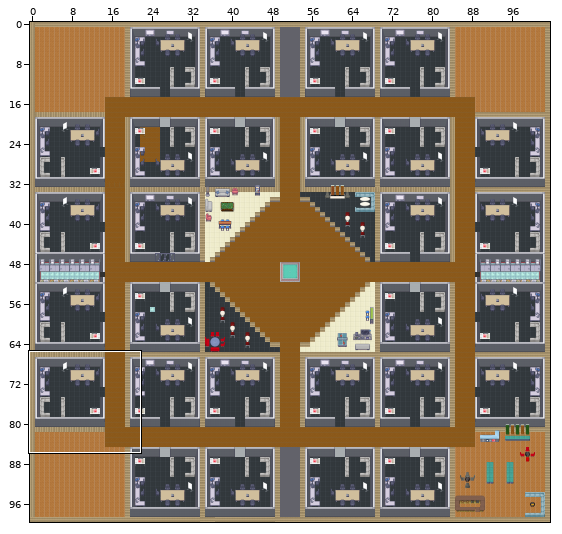
One commit to this Tiled map (JSON): tda_Teams.tmj. Above, an overview of the earlier version with the close-up marked.
Close-up. Before the commit:
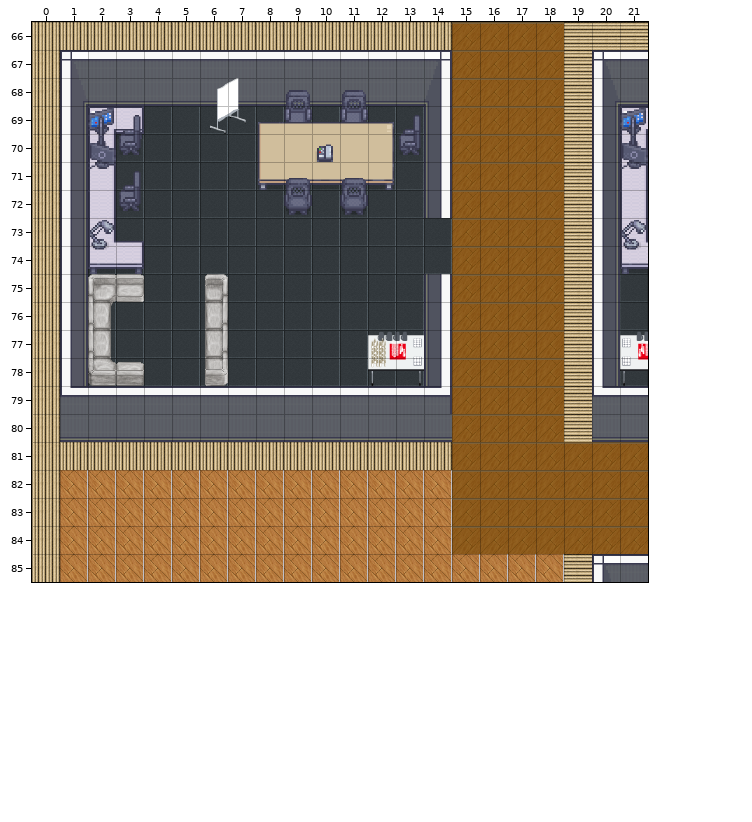
Cells are 32x32 px. Shown: x 0..21, y 66..85. The commit also changed other parts of the map, which this record leaves out.
Once edited:
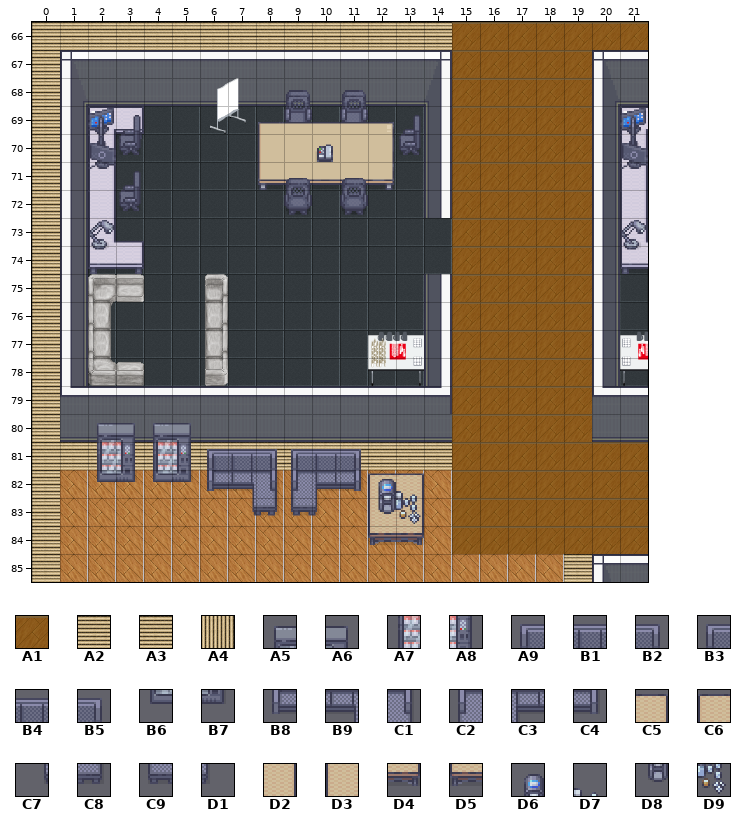
Key: from "Chunk 1": A1 7, A2 11, A3 11 flipped left-right, A4 11 flipped on the other diagonal, A5 226, A6 227, A7 230, A8 231, A9 232, B1 233, B2 234, B3 235, B4 236, B5 237, B6 243, B7 244, B8 245, B9 246, C1 247, C2 248, C3 249, C4 250, C5 251, C6 251 flipped left-right, C7 254, C8 255; from "Chunk 2": C9 0, D1 1, D2 3, D3 3 flipped left-right, D4 8, D5 8 flipped left-right, D6 131, D7 132, D8 136, D9 137.
__ is an empty cell, .. an unchanged one.
Changes in this commit:
--- layer "floor"
@@ x 19..21 @@
-66 __ __ __
-67 __ .. ..
-68 __ .. ..
-69 __ .. ..
-70 __ .. ..
-71 __ .. ..
-72 __ .. ..
-73 __ .. ..
-74 __ .. ..
-75 __ .. ..
-76 __ .. ..
-77 __ .. ..
-78 __ .. ..
-79 __ .. ..
-80 __ .. ..
+66 A1 A1 A1
+67 A1 .. ..
+68 A1 .. ..
+69 A1 .. ..
+70 A1 .. ..
+71 A1 .. ..
+72 A1 .. ..
+73 A1 .. ..
+74 A1 .. ..
+75 A1 .. ..
+76 A1 .. ..
+77 A1 .. ..
+78 A1 .. ..
+79 A1 .. ..
+80 A1 .. ..
--- layer "walls"
@@ x 0..21 @@
-66 A4 A4 A4 A4 A4 A4 A4 A4 A4 A4 A4 A4 A4 A4 A4 .. .. .. .. A2 A2 A2
-67 A4 .. .. .. .. .. .. .. .. .. .. .. .. .. .. .. .. .. .. A2 .. ..
-68 A4 .. .. .. .. .. .. .. .. .. .. .. .. .. .. .. .. .. .. A2 .. ..
-69 A4 .. .. .. .. .. .. .. .. .. .. .. .. .. .. .. .. .. .. A2 .. ..
-70 A4 .. .. .. .. .. .. .. .. .. .. .. .. .. .. .. .. .. .. A2 .. ..
-71 A4 .. .. .. .. .. .. .. .. .. .. .. .. .. .. .. .. .. .. A2 .. ..
-72 A4 .. .. .. .. .. .. .. .. .. .. .. .. .. .. .. .. .. .. A2 .. ..
-73 A4 .. .. .. .. .. .. .. .. .. .. .. .. .. .. .. .. .. .. A2 .. ..
-74 A4 .. .. .. .. .. .. .. .. .. .. .. .. .. .. .. .. .. .. A2 .. ..
-75 A4 .. .. .. .. .. .. .. .. .. .. .. .. .. .. .. .. .. .. A2 .. ..
-76 A4 .. .. .. .. .. .. .. .. .. .. .. .. .. .. .. .. .. .. A2 .. ..
-77 A4 .. .. .. .. .. .. .. .. .. .. .. .. .. .. .. .. .. .. A2 .. ..
-78 A4 .. .. .. .. .. .. .. .. .. .. .. .. .. .. .. .. .. .. A2 .. ..
-79 A4 .. .. .. .. .. .. .. .. .. .. .. .. .. .. .. .. .. .. A2 .. ..
-80 A4 .. .. .. .. .. .. .. .. .. .. .. .. .. .. .. .. .. .. A2 .. ..
-81 A4 A4 A4 A4 A4 A4 A4 A4 A4 A4 A4 A4 A4 A4 A4 .. .. .. .. .. .. ..
-82 A4 .. .. .. .. .. .. .. .. .. .. .. .. .. .. .. .. .. .. .. .. ..
-83 A4 .. .. .. .. .. .. .. .. .. .. .. .. .. .. .. .. .. .. .. .. ..
-84 A4 .. .. .. .. .. .. .. .. .. .. .. .. .. .. .. .. .. .. .. .. ..
-85 A4 .. .. .. .. .. .. .. .. .. .. .. .. .. .. .. .. .. .. .. .. ..
+66 A3 A3 A3 A3 A3 A3 A3 A3 A3 A3 A3 A3 A3 A3 A3 .. .. .. .. __ __ __
+67 A3 .. .. .. .. .. .. .. .. .. .. .. .. .. .. .. .. .. .. __ .. ..
+68 A3 .. .. .. .. .. .. .. .. .. .. .. .. .. .. .. .. .. .. __ .. ..
+69 A3 .. .. .. .. .. .. .. .. .. .. .. .. .. .. .. .. .. .. __ .. ..
+70 A3 .. .. .. .. .. .. .. .. .. .. .. .. .. .. .. .. .. .. __ .. ..
+71 A3 .. .. .. .. .. .. .. .. .. .. .. .. .. .. .. .. .. .. __ .. ..
+72 A3 .. .. .. .. .. .. .. .. .. .. .. .. .. .. .. .. .. .. __ .. ..
+73 A3 .. .. .. .. .. .. .. .. .. .. .. .. .. .. .. .. .. .. __ .. ..
+74 A3 .. .. .. .. .. .. .. .. .. .. .. .. .. .. .. .. .. .. __ .. ..
+75 A3 .. .. .. .. .. .. .. .. .. .. .. .. .. .. .. .. .. .. __ .. ..
+76 A3 .. .. .. .. .. .. .. .. .. .. .. .. .. .. .. .. .. .. __ .. ..
+77 A3 .. .. .. .. .. .. .. .. .. .. .. .. .. .. .. .. .. .. __ .. ..
+78 A3 .. .. .. .. .. .. .. .. .. .. .. .. .. .. .. .. .. .. __ .. ..
+79 A3 .. .. .. .. .. .. .. .. .. .. .. .. .. .. .. .. .. .. __ .. ..
+80 A3 .. .. .. .. .. .. .. .. .. .. .. .. .. .. .. .. .. .. __ .. ..
+81 A3 A3 A3 A3 A3 A3 A3 A3 A3 A3 A3 A3 A3 A3 A3 .. .. .. .. .. .. ..
+82 A3 .. .. .. .. .. .. .. .. .. .. .. .. .. .. .. .. .. .. .. .. ..
+83 A3 .. .. .. .. .. .. .. .. .. .. .. .. .. .. .. .. .. .. .. .. ..
+84 A3 .. .. .. .. .. .. .. .. .. .. .. .. .. .. .. .. .. .. .. .. ..
+85 A3 .. .. .. .. .. .. .. .. .. .. .. .. .. .. .. .. .. .. .. .. ..
--- layer "furniture"
@@ x 2..13 @@
-80 __ __ __ __ .. .. .. .. .. .. .. ..
-81 __ __ __ __ __ __ __ __ __ __ .. ..
-82 __ __ __ __ __ __ __ __ __ __ __ __
-83 .. .. .. .. .. __ __ __ __ .. __ __
-84 .. .. .. .. .. .. .. .. .. .. __ __
+80 A5 A6 A5 A6 .. .. .. .. .. .. .. ..
+81 A7 A8 A7 A8 A9 B1 B2 B3 B4 B5 .. ..
+82 B6 B7 B6 B7 B8 B9 C1 C2 C3 C4 C6 C5
+83 .. .. .. .. .. C7 C8 C9 D1 .. D3 D2
+84 .. .. .. .. .. .. .. .. .. .. D5 D4
--- layer "aboveFurniture"
@@ x 12..13 @@
-82 __ __
-83 __ __
+82 D6 D7
+83 D8 D9
